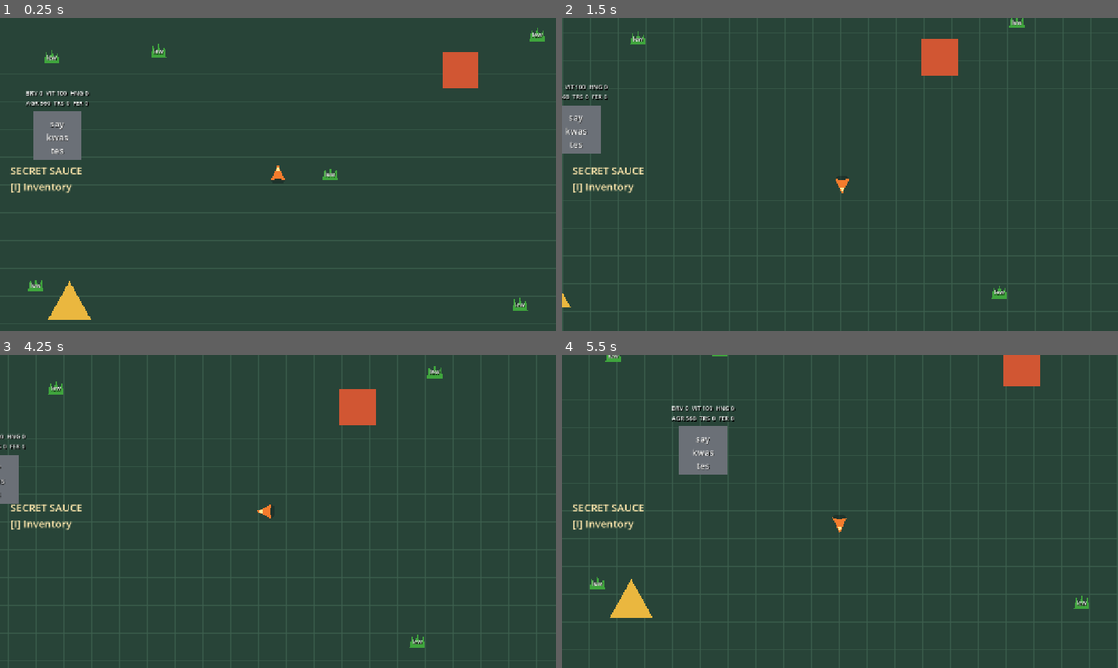
Above: before the commit, frames 1-4 (two rows, left to right).
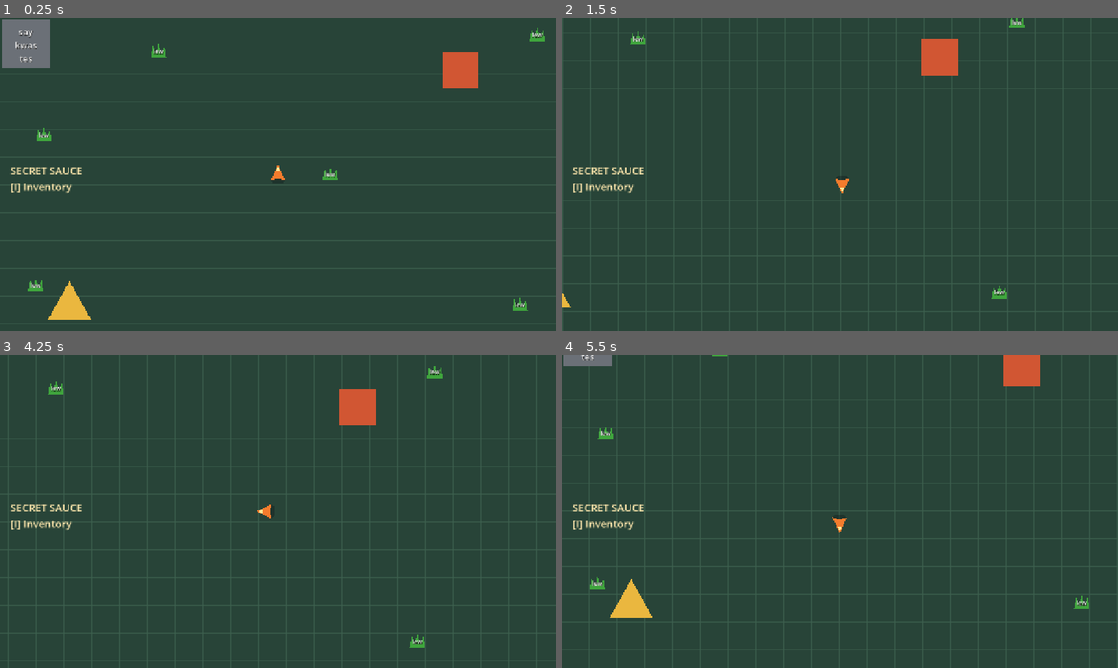
Above: after the commit, the same moments.

Repository: armikhalev/secret-sauce-godot
Game: Godot game, scene res://scenes/game.tscn
Same seed, same stepped clock (60 frames per second), same inputs: the game is played once before the commit and once after it.
Inputs:
- Up to frame 1 (0.25 s): no input
- Up to frame 2 (1.5 s): tap Enter (ui_accept) at 0.5, 0.77 s; hold D (move_right) 0.53-1.28 s; hold S (move_down) from 1.28 s (still down)
- Up to frame 3 (4.25 s): tap Enter (ui_accept) at 1.52, 3.02, 3.77 s; release S (move_down) at 2.03 s; hold D (move_right) 2.03-2.78 s; hold W (move_up) 2.78-3.53 s; hold A (move_left) from 3.53 s (still down)
- Up to frame 4 (5.5 s): tap Enter (ui_accept) at 4.52 s; release A (move_left) at 5.03 s; hold S (move_down) from 5.03 s (still down)

The runs differ from the first frame. In frame 1, 3.0% of the frame differs, in the area x 0-17%, y 0-46%; in frame 2, 1.3%; in frame 3, 0.6%; in frame 4, 2.0%.

Commit message:
adjust aggression vs. trust

Diff:
--- a/scenes/game.tscn
+++ b/scenes/game.tscn
@@ -37,11 +37,20 @@
 
 [node name="NPCs" type="Node2D" parent="World/Entities" unique_id=1316004676]
 
+[node name="Lew4" parent="World/Entities/NPCs" unique_id=1727879407 instance=ExtResource("4_lew")]
+position = Vector2(-275, -283)
+
+[node name="Lew3" parent="World/Entities/NPCs" unique_id=715424137 instance=ExtResource("4_lew")]
+position = Vector2(557, 300)
+
 [node name="Saykwastes" parent="World/Entities/NPCs" unique_id=609269461 instance=ExtResource("3_saykwastes")]
-position = Vector2(-535, -94)
+position = Vector2(-580, -301)
 
 [node name="Lew" parent="World/Entities/NPCs" unique_id=1585722271 instance=ExtResource("4_lew")]
 position = Vector2(597, -321)
+
+[node name="Lew1" parent="World/Entities/NPCs" unique_id=1321313446 instance=ExtResource("4_lew")]
+position = Vector2(-539, -90)
 
 [node name="Lew2" parent="World/Entities/NPCs" unique_id=1731275099 instance=ExtResource("4_lew")]
 position = Vector2(-558, 255)
@@ -71,12 +80,3 @@
 
 [node name="InventoryMenu" parent="UI" unique_id=1816078503 instance=ExtResource("5_inventory")]
 player_path = NodePath("../../World/Entities/Player")
-
-[node name="Lew" parent="." unique_id=1321313446 instance=ExtResource("4_lew")]
-position = Vector2(-521, -269)
-
-[node name="Lew2" parent="." unique_id=1727879407 instance=ExtResource("4_lew")]
-position = Vector2(-275, -283)
-
-[node name="Lew3" parent="." unique_id=715424137 instance=ExtResource("4_lew")]
-position = Vector2(557, 300)
--- a/scenes/saykwastes.tscn
+++ b/scenes/saykwastes.tscn
@@ -42,7 +42,7 @@
 theme_override_constants/shadow_offset_x = 2
 theme_override_constants/shadow_offset_y = 2
 theme_override_font_sizes/font_size = 14
-text = "BRV 0  VIT 100  HNG 0\nAGR 560  TRS 0  FER 0"
+text = "BRV 0  VIT 100  HNG 0\nAGR 50  TRS 0  FER 0  RAD 560"
 horizontal_alignment = 1
 vertical_alignment = 1
 mouse_filter = 2
--- a/scripts/saykwastes.gd
+++ b/scripts/saykwastes.gd
@@ -4,13 +4,14 @@
 @export_range(0, 100) var bravery: int = 0
 @export_range(0, 100) var vitality: int = 100
 @export_range(0, 100) var hunger: int = 0
-@export_range(0, 1000) var aggression: int = 560
+@export_range(0, 100) var aggression: int = 50
 @export_range(0, 1000) var trust: int = 0
 @export_range(0, 100) var fear: int = 0
 @export_group("Movement")
 @export var approach_speed: float = 65.0
 @export var eating_distance: float = 62.0
 @export var lew_notice_radius: float = 560.0
+@export var aggression_radius: float = 560.0
 @export_group("Combat")
 @export var attack_speed: float = 110.0
 @export var retreat_speed: float = 95.0
@@ -74,13 +75,13 @@
 	aggression = player_aggression
 	_update_debug_stats()
 
-	if player_trust >= player_aggression:
+	if player_trust > player_aggression:
 		retreat_time_remaining = 0.0
 		attack_cooldown_remaining = 0.0
 		return false
 
 	var distance_to_player := global_position.distance_to(player.global_position)
-	if distance_to_player > float(player_aggression):
+	if distance_to_player > aggression_radius:
 		retreat_time_remaining = 0.0
 		attack_cooldown_remaining = 0.0
 		return false
@@ -222,6 +223,6 @@
 
 func _update_debug_stats() -> void:
 	$DebugStats.text = (
-		"BRV %d  VIT %d  HNG %d\nAGR %d  TRS %d  FER %d"
-		% [bravery, vitality, hunger, aggression, trust, fear]
+		"BRV %d  VIT %d  HNG %d\nAGR %d  TRS %d  FER %d  RAD %d"
+		% [bravery, vitality, hunger, aggression, trust, fear, roundi(aggression_radius)]
 	)
--- a/tests/saykwastes_attack_test.gd
+++ b/tests/saykwastes_attack_test.gd
@@ -55,7 +55,12 @@
 		quit(1)
 		return
 
-	if "AGR 560" not in saykwastes.get_node("DebugStats").text:
+	if "AGR 50" not in saykwastes.get_node("DebugStats").text:
+		push_error("Debug stats do not show player aggression.")
+		quit(1)
+		return
+
+	if "RAD 560" not in saykwastes.get_node("DebugStats").text:
 		push_error("Debug stats do not show the aggression radius.")
 		quit(1)
 		return
--- a/tests/saykwastes_relationship_test.gd
+++ b/tests/saykwastes_relationship_test.gd
@@ -15,7 +15,7 @@
 	world.add_child(saykwastes)
 	world.add_child(player)
 	player.position = Vector2(75, 0)
-	saykwastes.change_trust_toward(player, 280)
+	_feed_tasty_lew(world, saykwastes, player)
 
 	for frame in 20:
 		await physics_frame
@@ -44,7 +44,8 @@
 		quit(1)
 		return
 
-	saykwastes.change_trust_toward(player, 280)
+	_feed_tasty_lew(world, saykwastes, player)
+	_feed_tasty_lew(world, saykwastes, player)
 	var vitality_at_full_trust: int = player.vitality
 	for frame in 180:
 		await physics_frame
@@ -59,7 +60,7 @@
 	saykwastes.change_trust_toward(other_npc, 90)
 	saykwastes.set_aggression_toward(other_npc, 140)
 
-	if saykwastes.get_trust_toward(player) != 560:
+	if saykwastes.get_trust_toward(player) != 75:
 		push_error("Another NPC's trust changed player trust.")
 		quit(1)
 		return
@@ -74,3 +75,11 @@
 
 	print("Per-target trust, attack delay, and pacification verified.")
 	quit()
+
+
+func _feed_tasty_lew(world: Node2D, saykwastes: CharacterBody2D, player: CharacterBody2D) -> void:
+	var lew := (load("res://scenes/lew.tscn") as PackedScene).instantiate() as Lew
+	lew.state = LewData.State.TASTY
+	lew.offered_by = player
+	world.add_child(lew)
+	saykwastes.eat_lew(lew)
--- a/tests/saykwastes_test.gd
+++ b/tests/saykwastes_test.gd
@@ -9,7 +9,7 @@
 		"bravery": 0,
 		"vitality": 100,
 		"hunger": 0,
-		"aggression": 560,
+		"aggression": 50,
 		"trust": 0,
 		"fear": 0,
 	}
